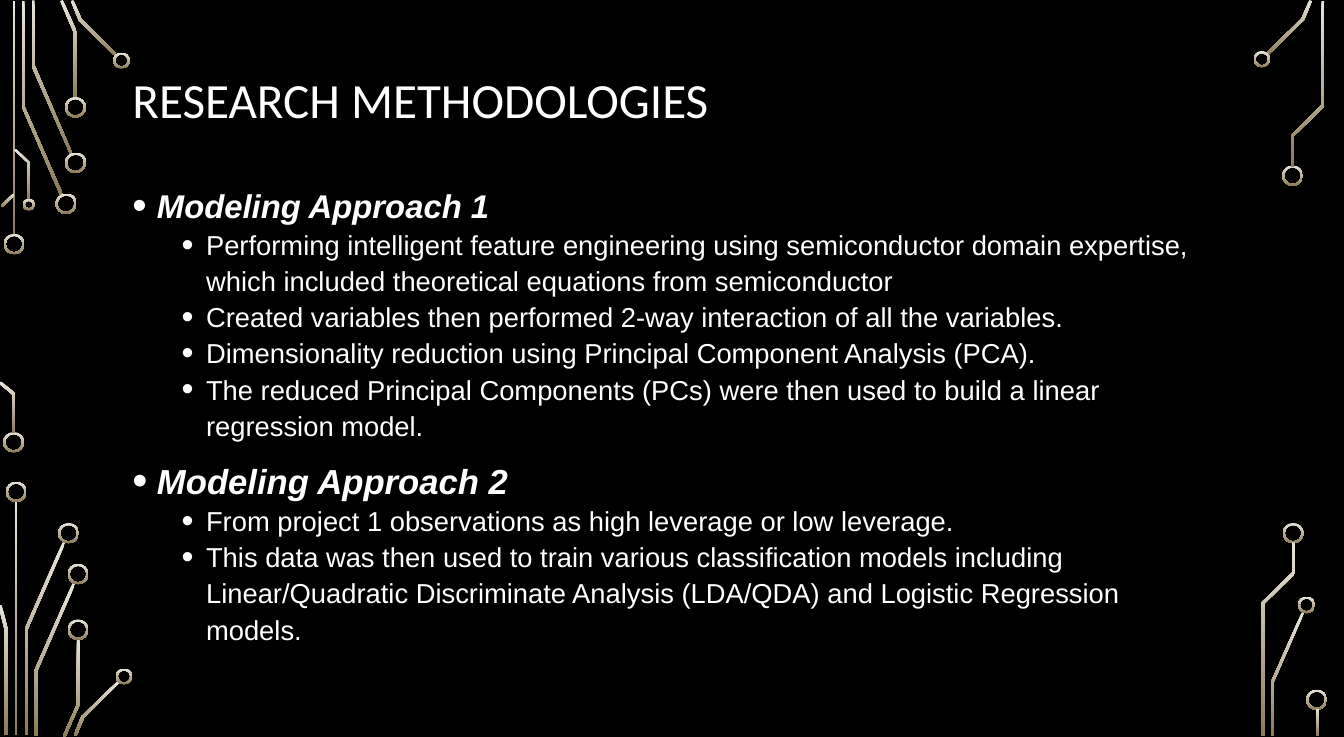
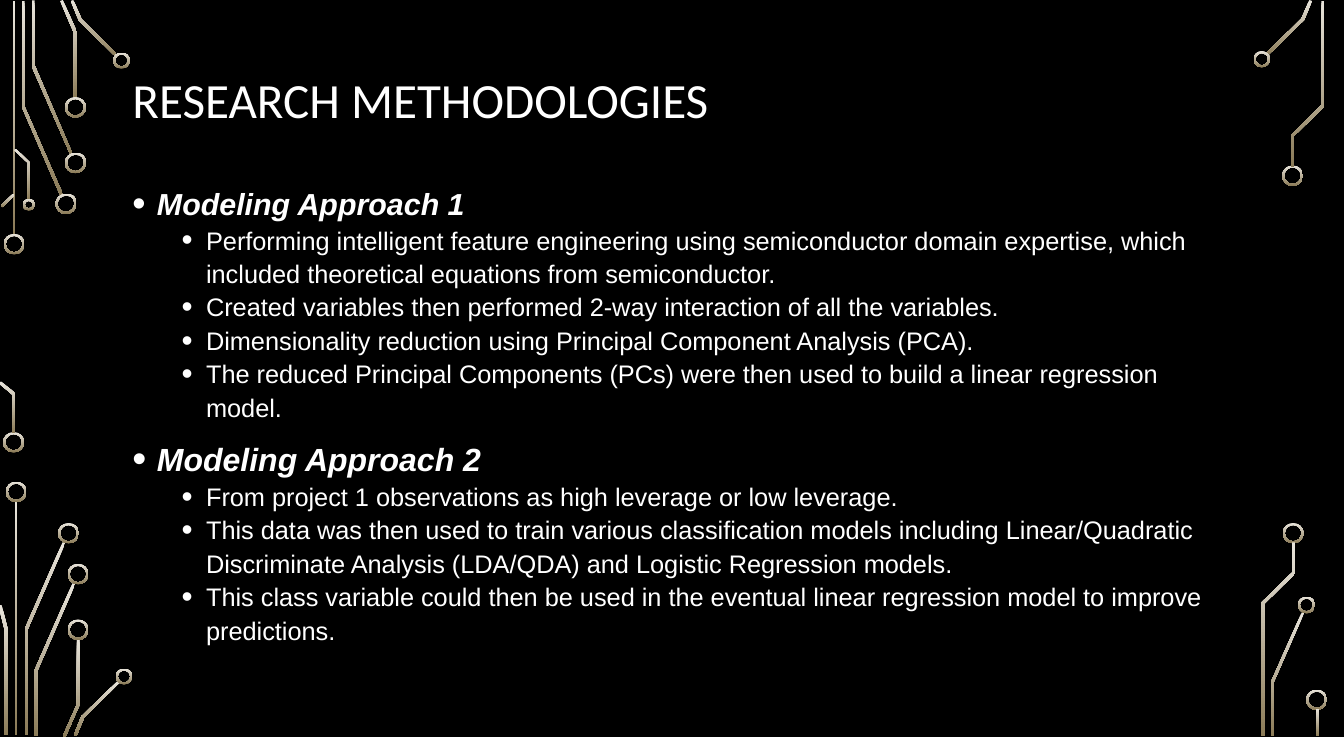
Before and after one commit to ngupta23/PredictingPerformanceIntegratedCircuits, a slide deck: slide 7 of Presentation/MSDS6372_Project2_Presentation.pptx. Drawn at 1344x737 pixels with LibreOffice and Linux fonts; fonts in the diff are those of the drawing; background and template pictures are left out. Boxes give left, top, right and bottom in pixels: in the first picture for what was removed or moved away, otherwise in the second. Text is boxed around its words. In the diff, an @@ line names an element or a change of style, - is before the commit and + after.

```diff
--- a/Presentation/MSDS6372_Project2_Presentation.pptx
+++ b/Presentation/MSDS6372_Project2_Presentation.pptx
@@ text at [157,193,1193,578]: size 36 to 33.3 pt in "Modeling Approach 1"; size 30 to 27.8 pt in "Created variables then performed 2-way interaction of ...", "Dimensionality reduction using Principal Component Analysis  ...", "The reduced Principal Components (PCs) were then ...", "From project 1 observations as high leverage ..." and 1 more places; size 38 to 35.1 pt in "Modeling Approach 2" @@
@@ text at [206,231,1186,288]: text changed; size 30 to 27.8 pt @@
-  • Performing intelligent feature engineering using semiconductor domain expertise, which included theoretical equations from semiconductor
+  • Performing intelligent feature engineering using semiconductor domain expertise, which included theoretical equations from semiconductor.
@@ text at [206,587,1201,645]: paragraph added @@
+  • This class variable could then be used in the eventual linear regression model to improve predictions.
```
Also in this commit, not shown: 6 other slides changed, 2 other files.
